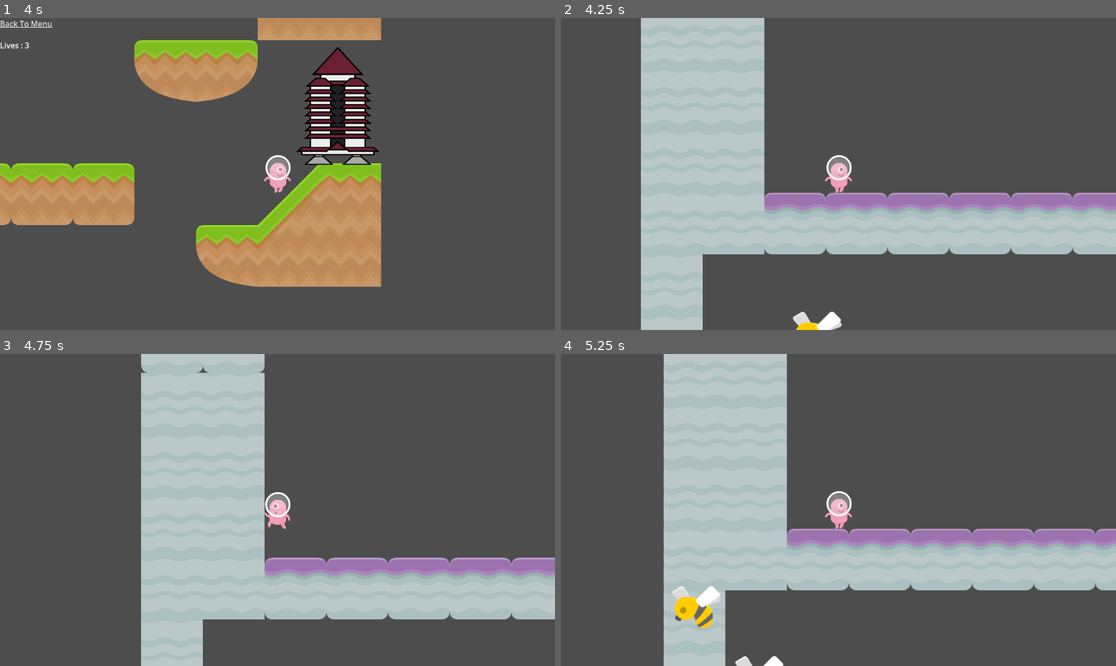
Above: before the commit, frames 1-4 (two rows, left to right).
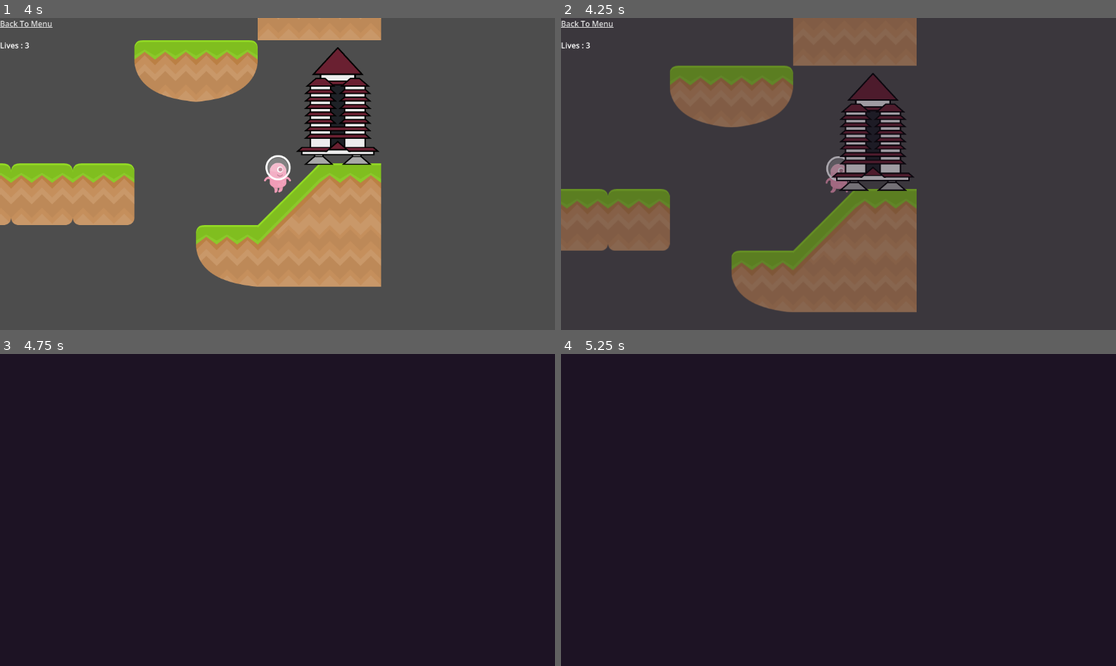
Above: after the commit, the same moments.

Repository: zeenight/tutorial-4
Game: Godot game, scene res://scenes/Level1.tscn
Two runs of this game, one before a commit and one after it. Both use one fixed random seed, a clock stepped at 60 frames per second and the inputs below. This scene is started directly instead of the project's main scene.
Inputs:
- Up to frame 1 (4 s): tap Enter at 0.5, 2 s; hold Right (right) 0.53-2.03 s; tap Space (jump) at 0.77, 1.25, 1.52, 3.02, 3.77 s; hold A (left) 2.03-2.78 s; hold Right (right) from 2.78 s (still down)
- Up to frame 2 (4.25 s): keep holding Right (right)
- Up to frame 3 (4.75 s): release Right (right) at 4.28 s; hold A (left) from 4.28 s (still down); tap Space (jump) at 4.52 s
- Up to frame 4 (5.25 s): release A (left) at 5.03 s; hold Right (right) from 5.03 s (still down)

Frame 1 is identical in both runs. In frame 2, 49% of the frame differs, in the area x 0-100%, y 0-100%; in frame 3, 100%; in frame 4, 100%.

Commit message:
added feature 2 of tutorial 6

Diff:
--- a/project.godot
+++ b/project.godot
@@ -22,6 +22,7 @@
 [autoload]
 
 Global="*uid://bq31eshjoeorx"
+Transition="*uid://c3vta7auuw5kr"
 
 [input]
 
--- a/scenes/WinCondition.gd
+++ b/scenes/WinCondition.gd
@@ -4,4 +4,4 @@
 
 func _on_Area_Trigger_body_entered(body):
 	if body.get_name() == "Player":
-		get_tree().change_scene_to_file(str("res://scenes/" + sceneName + ".tscn"))
+		Transition.change_scene(str("res://scenes/" + sceneName + ".tscn"))
--- /dev/null
+++ b/scenes/transition.gd
@@ -0,0 +1,7 @@
+extends CanvasLayer
+
+func change_scene(target: String) -> void:
+	$AnimationPlayer.play('dissolve')
+	await $AnimationPlayer.animation_finished
+	get_tree().change_scene_to_file(target)
+	$AnimationPlayer.play_backwards('dissolve')
--- /dev/null
+++ b/scenes/transition.tscn
@@ -0,0 +1,55 @@
+[gd_scene format=3 uid="uid://c3vta7auuw5kr"]
+
+[ext_resource type="Script" uid="uid://dereki3i3vlym" path="res://scenes/transition.gd" id="1_rerct"]
+
+[sub_resource type="Animation" id="Animation_f0i4t"]
+resource_name = "RESET"
+tracks/0/type = "value"
+tracks/0/imported = false
+tracks/0/enabled = true
+tracks/0/path = NodePath("dissolve_rect:modulate")
+tracks/0/interp = 1
+tracks/0/loop_wrap = true
+tracks/0/keys = {
+"times": PackedFloat32Array(0.63),
+"transitions": PackedFloat32Array(1),
+"update": 0,
+"values": [Color(1, 1, 1, 0)]
+}
+
+[sub_resource type="Animation" id="Animation_px735"]
+resource_name = "dissolve"
+tracks/0/type = "value"
+tracks/0/imported = false
+tracks/0/enabled = true
+tracks/0/path = NodePath("dissolve_rect:modulate")
+tracks/0/interp = 1
+tracks/0/loop_wrap = true
+tracks/0/keys = {
+"times": PackedFloat32Array(0, 0.62),
+"transitions": PackedFloat32Array(1, 1),
+"update": 0,
+"values": [Color(1, 1, 1, 0), Color(1, 1, 1, 1)]
+}
+
+[sub_resource type="AnimationLibrary" id="AnimationLibrary_xmi56"]
+_data = {
+&"RESET": SubResource("Animation_f0i4t"),
+&"dissolve": SubResource("Animation_px735")
+}
+
+[node name="scene_transition" type="CanvasLayer" unique_id=427433479]
+script = ExtResource("1_rerct")
+
+[node name="dissolve_rect" type="ColorRect" parent="." unique_id=1690626139]
+modulate = Color(1, 1, 1, 0)
+anchors_preset = 15
+anchor_right = 1.0
+anchor_bottom = 1.0
+grow_horizontal = 2
+grow_vertical = 2
+mouse_filter = 2
+color = Color(0.11268016, 0.07362575, 0.14323643, 1)
+
+[node name="AnimationPlayer" type="AnimationPlayer" parent="." unique_id=1011924766]
+libraries/ = SubResource("AnimationLibrary_xmi56")
Not shown, added: scenes/transition.gd.uid
